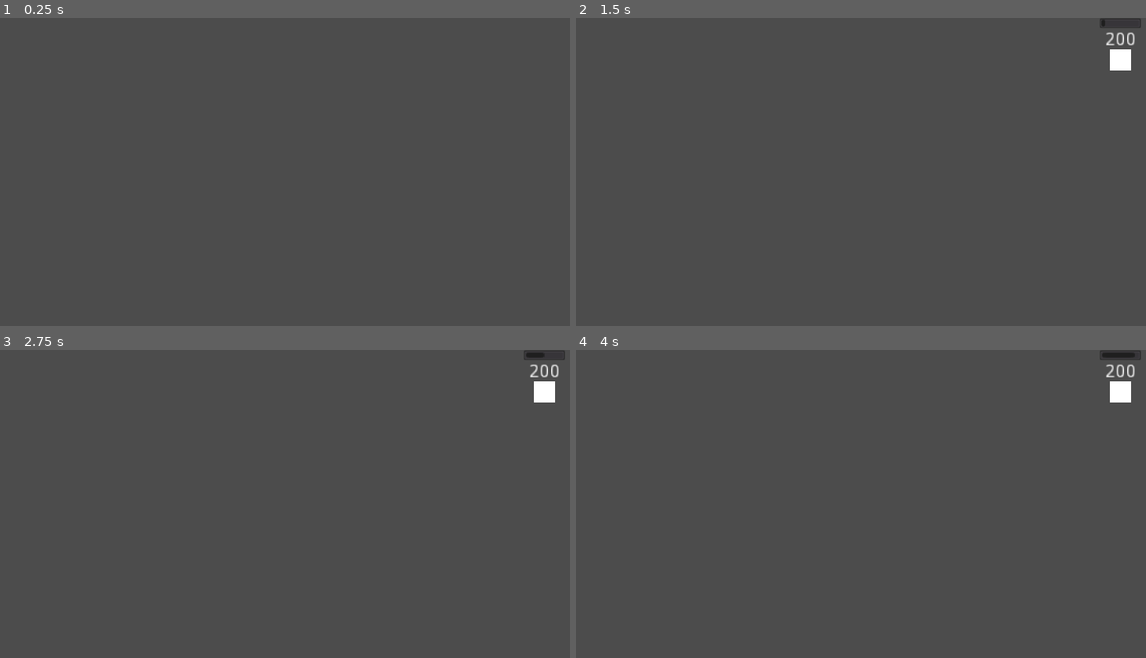
Above: before the commit, frames 1-4 (two rows, left to right).
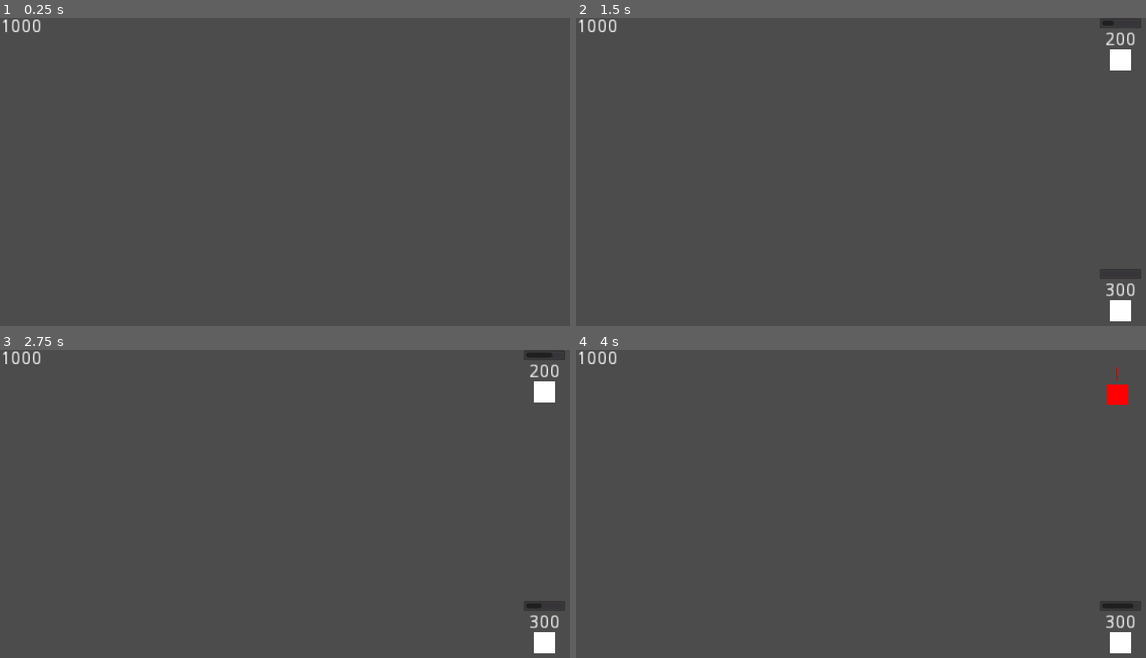
Above: after the commit, the same moments.

Repository: metalboyrick/riot-city-game
Game: Godot game, scene res://levels/level_base/level.tscn
Same seed, same stepped clock (60 frames per second), same inputs: the game is played once before the commit and once after it. This scene is started directly instead of the project's main scene.
Inputs (mouse positions are in pixels of both pictures, inside the frame that each line leads up to):
- Up to frame 1 (0.25 s): no input
- Up to frame 2 (1.5 s): tap Enter at 0.5 s; move the mouse to (1026, 178) at 0.52 s; click (1026, 178) at 0.67 s; tap Space at 1.25 s; move the mouse to (764, 212) at 1.27 s; click (764, 212) at 1.42 s
- Up to frame 3 (2.75 s): tap Enter at 2 s; move the mouse to (376, 448) at 2.02 s; click (376, 448) at 2.17 s
- Up to frame 4 (4 s): move the mouse to (861, 596) at 2.77 s; click (861, 596) at 2.92 s; tap Space at 3.5 s; move the mouse to (1077, 577) at 3.52 s; click (1077, 577) at 3.67 s

The runs differ from the first frame. In frame 1, 0.1% of the frame differs, in the area x 0-8%, y 0-5%; in frame 2, 0.5%; in frame 3, 0.6%; in frame 4, 1.2%, in the area x 0-100%, y 0-99%.

Commit message:
added money mechanism

Diff:
--- a/actors/mob/mob.gd
+++ b/actors/mob/mob.gd
@@ -7,6 +7,7 @@
 # global variables
 var rng : RandomNumberGenerator = RandomNumberGenerator.new()
 var calm_time : float = DEFAULT_CALM
+var is_angry : bool = false
 var direction : Vector2 = Vector2.ZERO
 var demand_amount : int = 0
 
@@ -14,9 +15,11 @@
 onready var n_calm_timer := get_node("CalmTimer")
 onready var n_calm_bar := get_node("CalmBar")
 onready var n_demand_label := get_node("DemandLabel")
+onready var n_sprite := get_node("ColorRect")
 
 # signals
 signal s_anger_start
+signal s_mob_clicked(instance_id)
 
 # "constructor"
 # direction in radians
@@ -27,14 +30,25 @@
 	return self
 
 func _ready():
+	# don't let control-type nodes consume input
+	n_calm_bar.mouse_filter = Control.MOUSE_FILTER_IGNORE
+	n_demand_label.mouse_filter = Control.MOUSE_FILTER_IGNORE
+	n_sprite.mouse_filter = Control.MOUSE_FILTER_IGNORE
+
 	rng.randomize()
+	input_pickable = true
 	n_calm_timer.wait_time = calm_time
 	n_calm_timer.start()
 	demand_amount = floor(rng.randi_range(1, 6) * 100)
 	n_demand_label.text = str(demand_amount)
 
+func _input_event(viewport, event, shape_idx):
+	if event is InputEventMouseButton:
+		if event.button_index == BUTTON_LEFT and event.pressed && !is_angry:
+			print("clicked")
+			emit_signal("s_mob_clicked", get_instance_id())
 
-func _process(delta):
+func _physics_process(delta):
 	# calculate progress bar value and display
 	var calm_percent : float = 100.0 - (n_calm_timer.time_left/calm_time) * 100.0
 	n_calm_bar.value = calm_percent
@@ -44,6 +58,11 @@
 			n_calm_bar.visible = false
 			n_demand_label.text = "!"
 			modulate = Color(1,0,0)
+			is_angry = true
 			emit_signal("s_anger_start")
 
 		move_and_collide(direction * SPEED)
+
+func _on_money_ok(mob_id:int):
+	if mob_id == get_instance_id():
+		queue_free()
--- a/actors/mob/mob.tscn
+++ b/actors/mob/mob.tscn
@@ -7,6 +7,7 @@
 height = 0.0
 
 [node name="Mob" type="KinematicBody2D"]
+input_pickable = true
 script = ExtResource( 1 )
 SPEED = 0.1
 DEFAULT_CALM = 5.0
@@ -19,9 +20,6 @@
 __meta__ = {
 "_edit_use_anchors_": false
 }
-
-[node name="CollisionShape2D" type="CollisionShape2D" parent="."]
-shape = SubResource( 1 )
 
 [node name="CalmBar" type="ProgressBar" parent="."]
 margin_left = -16.0
@@ -46,3 +44,6 @@
 __meta__ = {
 "_edit_use_anchors_": false
 }
+
+[node name="CollisionShape2D" type="CollisionShape2D" parent="."]
+shape = SubResource( 1 )
--- a/levels/level_base/level.gd
+++ b/levels/level_base/level.gd
@@ -11,13 +11,19 @@
 var mobs_occupancy : Array  = []
 var money : int = 	MONEY
 
-onready var sc_mob = preload("res://actors/mob/mob.tscn")
-onready var n_spawn_timer = get_node("SpawnTimer")
+onready var sc_mob := preload("res://actors/mob/mob.tscn")
+onready var n_spawn_timer := get_node("SpawnTimer")
+onready var n_money_label := get_node("MoneyLabel")
+
+signal s_mob_money_ok(mob_id)
 
 # Called when the node enters the scene tree for the first time.
 func _ready():
 	rng.randomize()
 	assert(SPAWN_INTERVAL_LOW < SPAWN_INTERVAL_HIGH)
+
+	# initialise money
+	n_money_label.text = str(MONEY)
 
 	# initialise mob spawners
 	mob_spawns = get_tree().get_nodes_in_group("mob_spawner")
@@ -61,14 +67,27 @@
 
 	# connect the angry signal to the mob spawner
 	mob.connect("s_anger_start", mob_spawner_instance, "_on_anger_start")
+	mob.connect("s_mob_clicked", self, "_on_mob_clicked")
+	self.connect("s_mob_money_ok", mob, "_on_money_ok")
 
 	# save the mob instance
 	mobs.append(mob)
 	add_child(mob)
 	pass
 
+func update_money(new_value: int):
+	money = new_value
+	n_money_label.text = str(money)
+
 func _on_spawn_clear(mob_spawner_id:int):
 	for i in range(mob_spawns.size()):
 		if mob_spawner_id == mob_spawns[i].get_instance_id():
 			mobs_occupancy[i] = false
 			return
+
+func _on_mob_clicked(mob_id:int):
+	var mob_instance = instance_from_id(mob_id)
+	print(mob_instance)
+	if money >= mob_instance.demand_amount and !mob_instance.is_angry:
+		update_money(money - mob_instance.demand_amount)
+		emit_signal("s_mob_money_ok", mob_id)
--- a/levels/level_base/level.tscn
+++ b/levels/level_base/level.tscn
@@ -5,6 +5,8 @@
 
 [node name="Level" type="Node2D"]
 script = ExtResource( 3 )
+SPAWN_INTERVAL_HIGH = 2.0
+ALLOWED_SIMULTANEOUS = 2
 
 [node name="MobSpawn" parent="." instance=ExtResource( 2 )]
 position = Vector2( 416, 32 )
@@ -25,3 +27,11 @@
 
 [node name="SpawnTimer" type="Timer" parent="."]
 one_shot = true
+
+[node name="MoneyLabel" type="Label" parent="."]
+margin_right = 40.0
+margin_bottom = 14.0
+text = "1000"
+__meta__ = {
+"_edit_use_anchors_": false
+}
